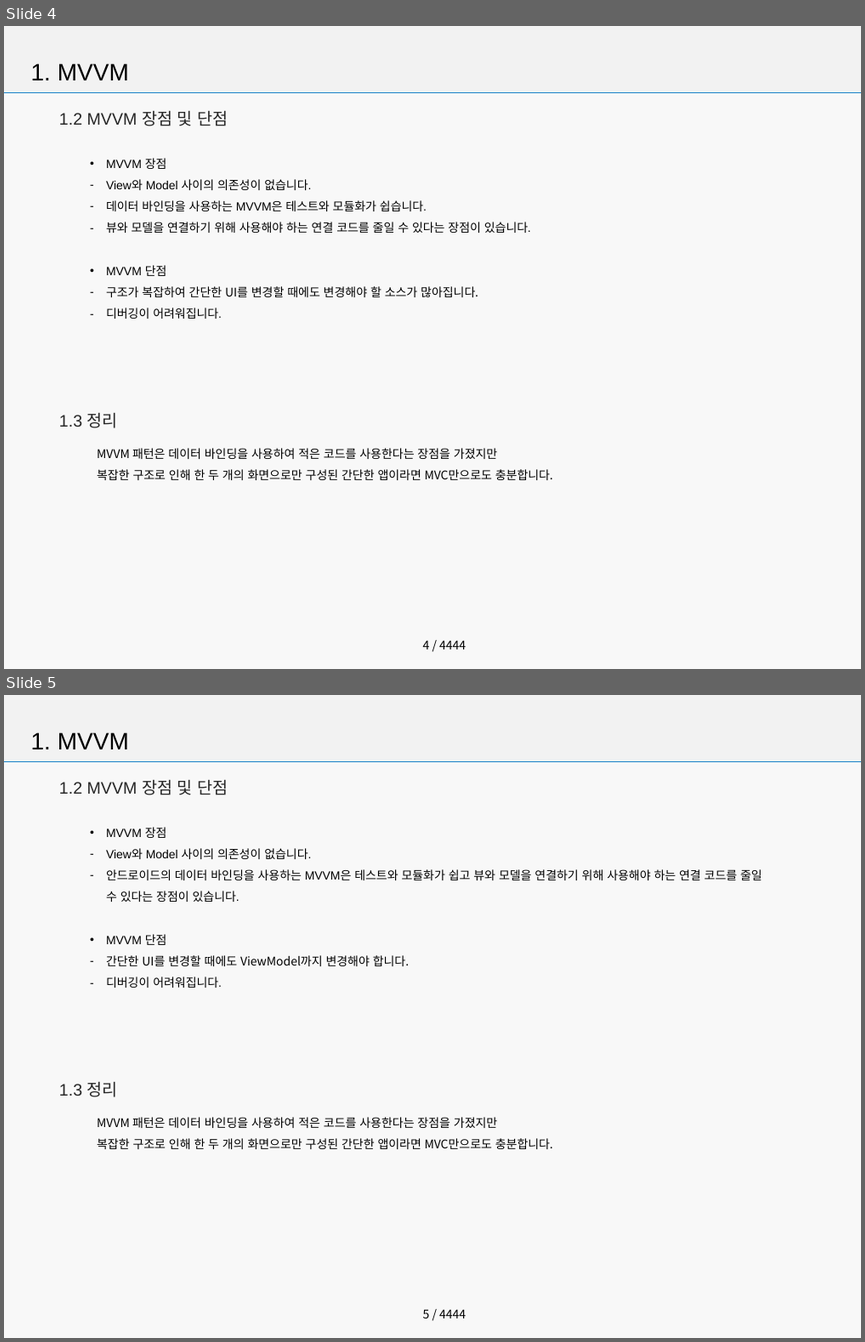
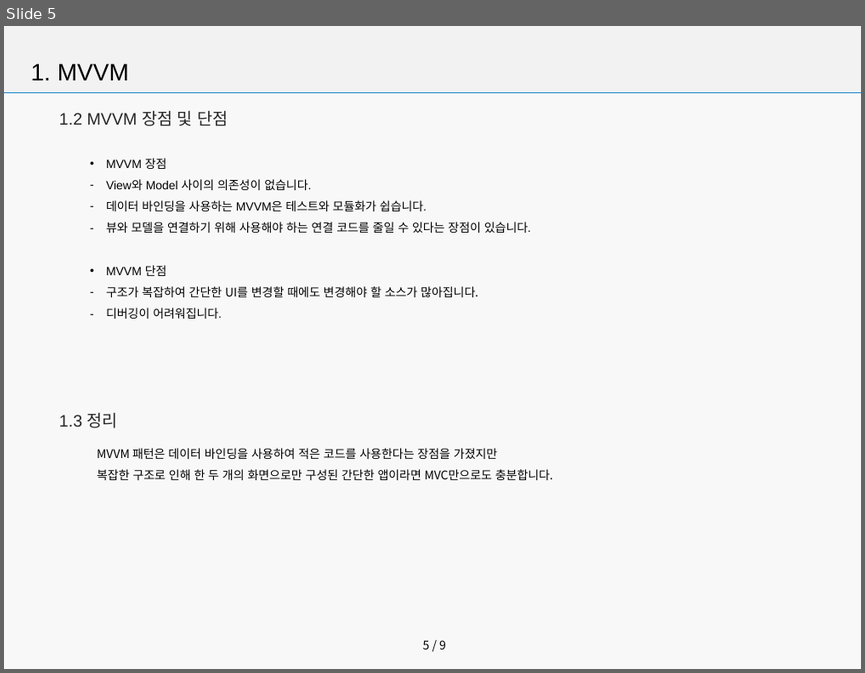
Before and after one commit to seoyoon630/MVVMDemo, a slide deck: Android MVVM.pptx. Shown one above the other, each under a label of ours: slides 4 and 5 before the commit, slide 5 after it. The pictures are 865x1342 and 865x673 pixels, drawn with LibreOffice and Linux fonts; fonts in the diff are those of the drawing; background and template pictures are left out. Boxes give left, top, right and bottom in pixels: in the first picture for what was removed or moved away, otherwise in the second. Text is boxed around its words. In the diff, an @@ line names an element or a change of style, - is before the commit and + after.

Commit message:
소스 정리 및 PPT 자료 수정

```diff
--- a/Android MVVM.pptx
+++ b/Android MVVM.pptx
@@ slide 5 removed at (4,695,861,1338), background #F2F2F2 at 50% opacity; not listed: 3 template elements that a slide beside it also shows @@
@@ text removed at (31,732,129,749) @@
-  1. MVVM
@@ text removed at (59,779,228,795) @@
-  1.2 MVVM 장점 및 단점
@@ text removed at (106,827,762,987) @@
-• MVVM 장점
-– View와 Model 사이의 의존성이 없습니다.
-– 안드로이드의 데이터 바인딩을 사용하는 MVVM은 테스트와 모듈화가 쉽고 뷰와 모델을 연결하기 위해 사용해야 하는 연결 코드를 줄일 수 있다는 장점이 있습니다.
-• MVVM 단점
-– 간단한 UI를 변경할 때에도 ViewModel까지 변경해야 합니다.
-– 디버깅이 어려워집니다.
@@ text removed at (59,1081,118,1097) @@
-  1.3 정리
@@ text removed at (97,1117,553,1149) @@
-MVVM 패턴은 데이터 바인딩을 사용하여 적은 코드를 사용한다는 장점을 가졌지만
-복잡한 구조로 인해 한 두 개의 화면으로만 구성된 간단한 앱이라면 MVC만으로도 충분합니다.
@@ what was slide 4 is now slide 5 @@
@@ page number at (423,640,446,649): text changed @@
-4 / 4444
+5 / 9
```
Also in this commit, not shown: 2 slides changed, 5 slides added, 1 other file.
